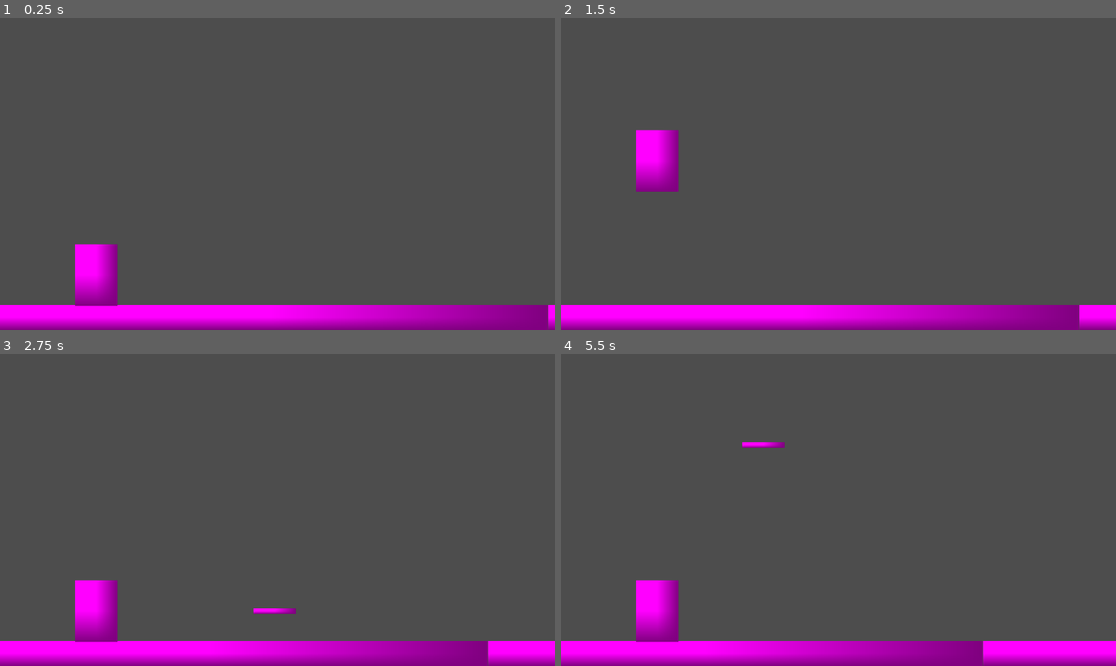
Above: before the commit, frames 1-4 (two rows, left to right).
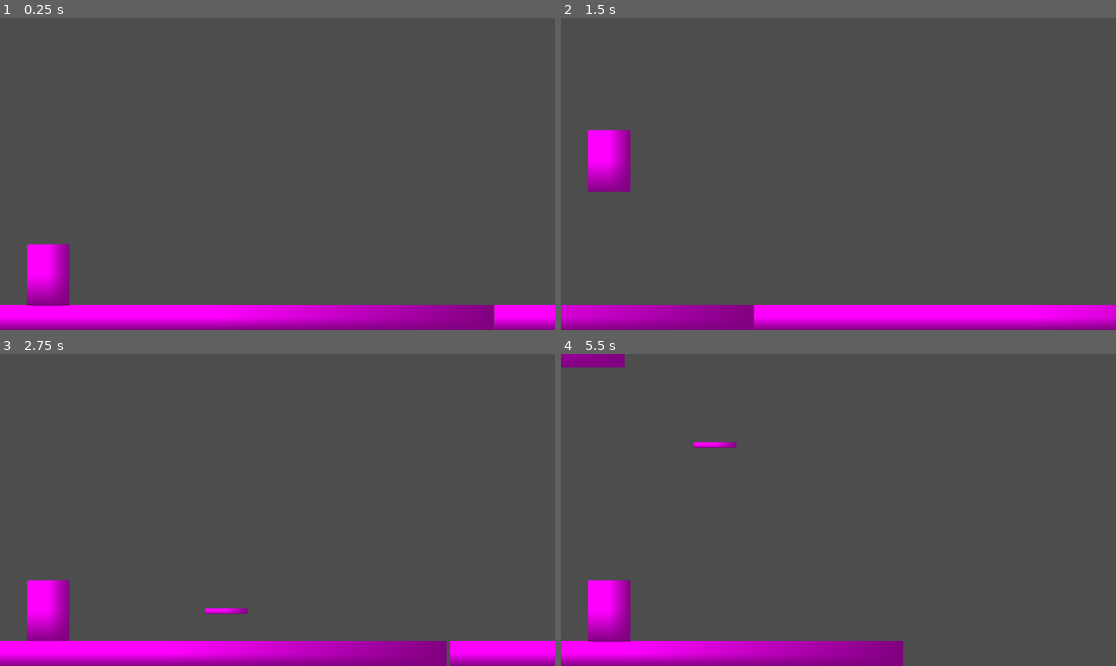
Above: after the commit, the same moments.

Repository: Sacrit38/outlaw-outworld
Game: Godot game, scene res://scenes/main.tscn
The game is run twice, just before and just after one commit, with the same random seed, the same clock (stepped at 60 frames per second) and the same inputs.
Inputs (mouse positions are in pixels of both pictures, inside the frame that each line leads up to):
- Up to frame 1 (0.25 s): no input
- Up to frame 2 (1.5 s): move the mouse to (960, 158) at 0.52 s; click (960, 158) at 0.6 s; tap Space (jump_button) at 0.77 s; move the mouse to (727, 189) at 1.27 s; right-click (727, 189) at 1.35 s
- Up to frame 3 (2.75 s): tap Space (jump_button) at 1.52 s; move the mouse to (333, 441) at 2.02 s; click (333, 441) at 2.1 s
- Up to frame 4 (5.5 s): move the mouse to (810, 572) at 2.77 s; right-click (810, 572) at 2.85 s; tap Space (jump_button) at 3.02, 3.77, 4.52 s; move the mouse to (1005, 556) at 3.52 s; click (1005, 556) at 3.6 s; move the mouse to (672, 463) at 4.27 s; right-click (672, 463) at 4.35 s; move the mouse to (866, 510) at 5.02 s; click (866, 510) at 5.1 s

The runs differ from the first frame. In frame 1, 5.4% of the frame differs, in the area x 4-99%, y 72-100%; in frame 2, 8.2%; in frame 3, 3.8%; in frame 4, 9.0%, in the area x 0-100%, y 0-100%.
Error after the commit: Invalid assignment of property or key 'position' with value of type 'int' on a base object of type 'StaticBody2D'. (res://scripts/main.gd:27)

Commit message:
chore: tweak movement speed to be faster

Diff:
--- a/scripts/main.gd
+++ b/scripts/main.gd
@@ -1,9 +1,9 @@
 extends Node2D
 
-const outlaw_start := Vector2i(200, 550)
+const outlaw_start := Vector2i(100, 510)
 const camera_start := Vector2i(576, 321)
 
-const speed :float = 50.0
+const speed :float = 500.0
 
 # Called when the node enters the scene tree for the first time.
 func _ready() -> void:
Not shown: 1 places in temp_game_scene.tscn that only renumber resources
